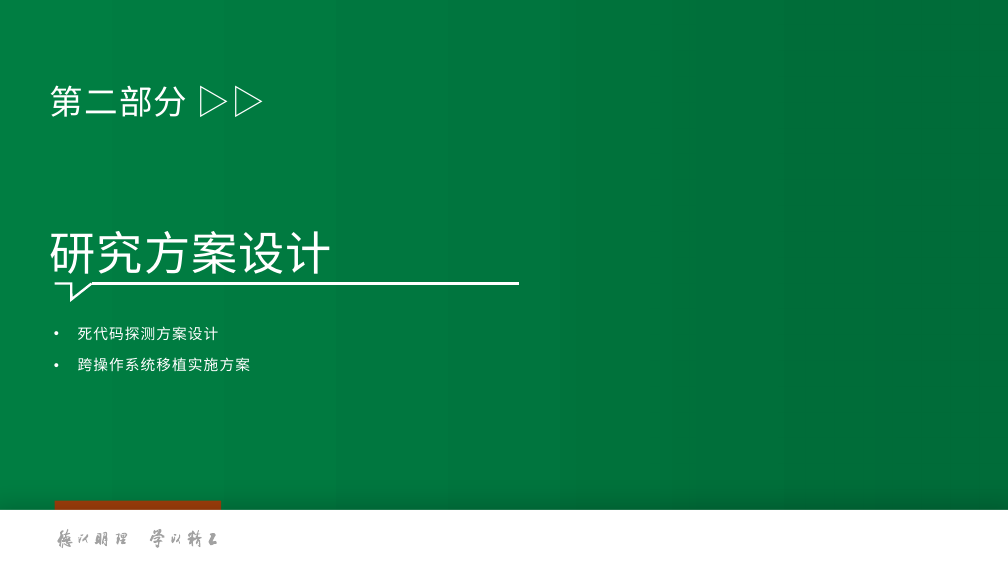
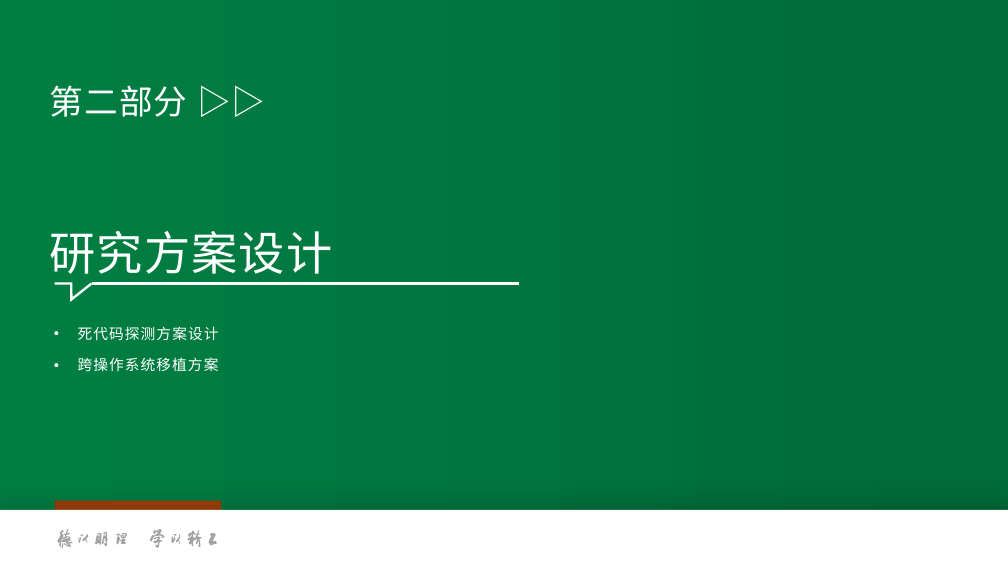
Before and after one commit to oscourse-tsinghua/openingreport-fze2023, a slide deck: slide 19 of slide.pptx. Drawn at 1008x567 pixels with LibreOffice and Linux fonts; fonts in the diff are those of the drawing; background and template pictures are left out. Boxes give left, top, right and bottom in pixels: in the first picture for what was removed or moved away, otherwise in the second. Text is boxed around its words. In the diff, an @@ line names an element or a change of style, - is before the commit and + after.

```diff
--- a/slide.pptx
+++ b/slide.pptx
@@ text at <box>78,357,219,372</box>: text changed @@
-• 跨操作系统移植实施方案
+• 跨操作系统移植方案
```
Also in this commit, not shown: 4 other slides changed, 6 slides added.
